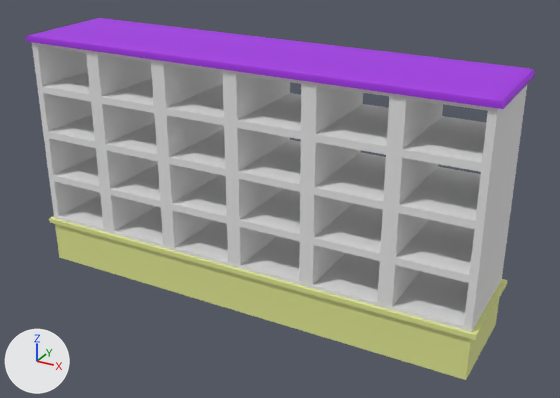
What one commit did to the FBX model Assets/3DModels/SalonPrincipal/RecibidorBar/RecibidorBar.fbx.
Both versions are drawn from a 50 mm camera at (8.63, 3.67, 1.77) aimed at (7.19, 6.3, 0.45). The lights are fixed; the arrows at lower left show +X, +Y and +Z. Where no turn or scale is listed for an object, it has been applied to the vertices.
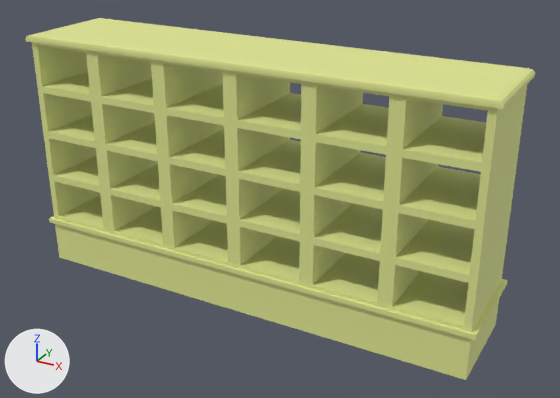
Changed parts and their boxes (x1, y1, x2, y2) in the pictures (560 x 398 px):
part 1 of me_cube_004, recoloured (white to yellow)
    both: (32, 42, 527, 332)
part 2 of me_cube_004, recoloured
    both: (26, 18, 535, 109)

What the commit changed:
me_cube_004 has 374 vertices, 414 faces and spans x -1.02..1.02, y -0.23..0.23, z -0.52..0.55.
me_cube_004 is used by ob_cube_001; location (7.095, 6.286, 0.523).
me_cube_004 part 1: all 296 faces that had it switch from mat_baldasrecibidor (white #e7e7e7) to mat_pierecibidor (yellow #e1e792).
me_cube_004 part 2: all 62 faces that had it switch from mat_superiorrecibidor (purple #a533e7) to mat_pierecibidor (yellow #e1e792).
